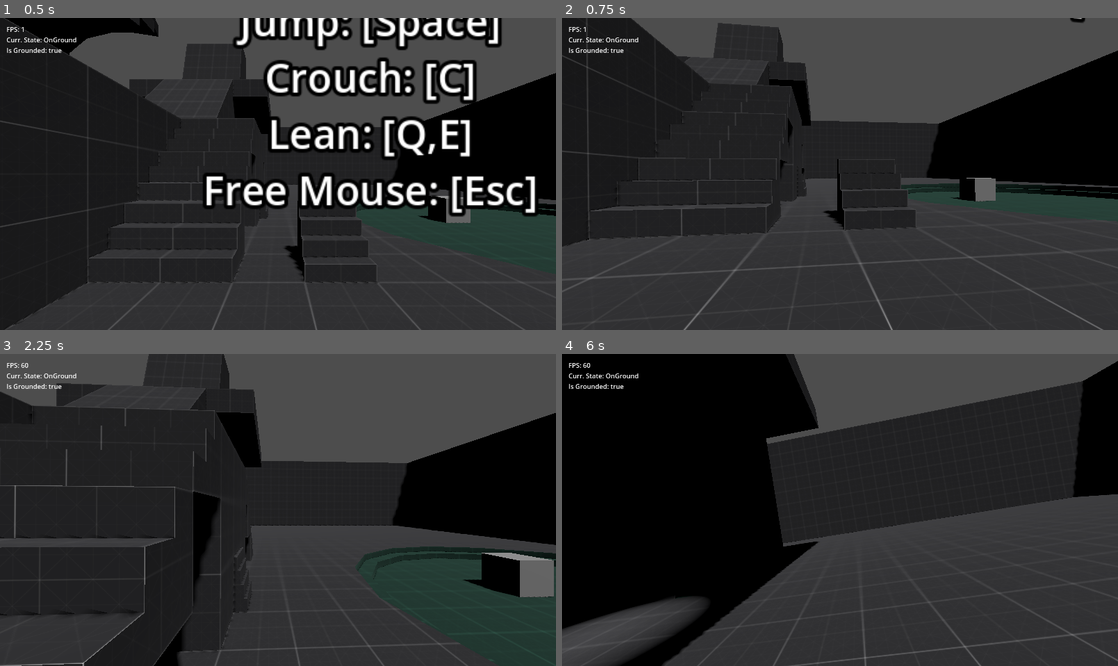
Above: before the commit, frames 1-4 (two rows, left to right).
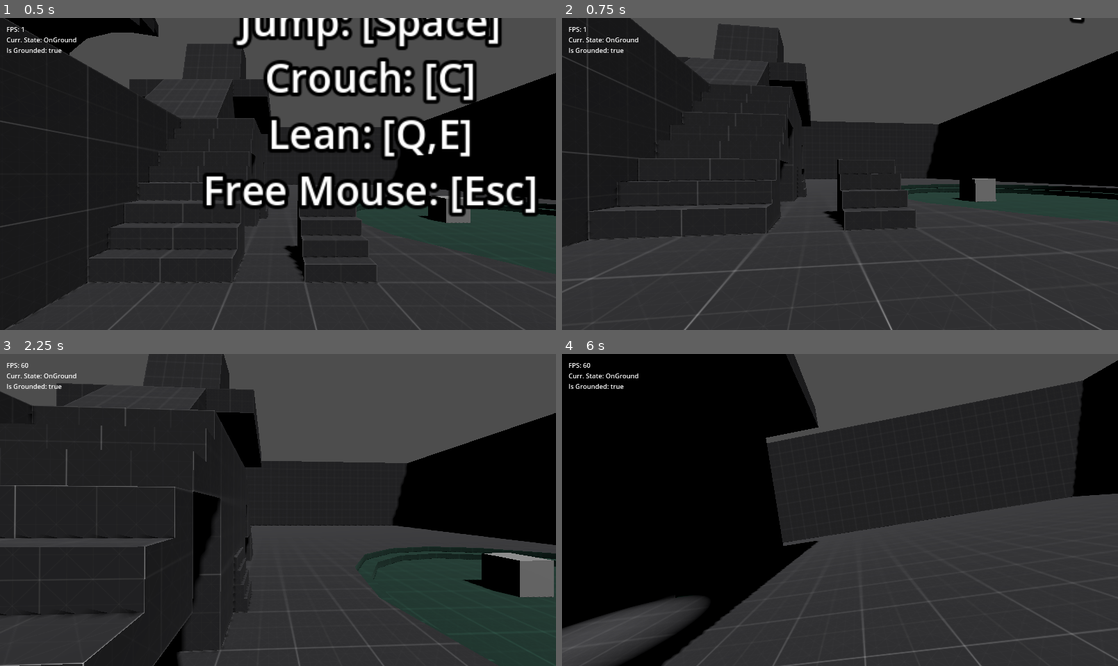
Above: after the commit, the same moments.

Repository: newengland-neighbor/data-driven-fp-controller
Game: Godot game, scene res://environments/prototyping_room/prototyping_room.tscn
The game is run twice, just before and just after one commit, with the same random seed, the same clock (stepped at 60 frames per second) and the same inputs.
Inputs (mouse positions are in pixels of both pictures, inside the frame that each line leads up to):
- Up to frame 1 (0.5 s): no input
- Up to frame 2 (0.75 s): tap Enter at 0.5 s; move the mouse to (867, 174) at 0.52 s; hold W (move_forward) from 0.53 s (still down); hold C (crouch) from 0.53 s (still down)
- Up to frame 3 (2.25 s): keep holding W (move_forward); tap Space (jump) at 0.77, 1.52 s; move the mouse to (250, 510) at 1.27 s; release C (crouch) at 1.28 s; tap Shift (sprint) at 1.35 s; move the mouse to (289, 503) at 2.02 s; hold C (crouch) from 2.03 s (still down)
- Up to frame 4 (6 s): move the mouse to (834, 516) at 2.77 s; release C (crouch) at 2.78 s; tap Shift (sprint) at 2.85, 4.35, 5.85 s; tap Space (jump) at 3.02, 3.77, 4.52 s; move the mouse to (878, 513) at 3.52 s; hold C (crouch) 3.53-4.28 s; move the mouse to (795, 506) at 4.27 s; move the mouse to (845, 510) at 5.02 s; hold C (crouch) 5.03-5.78 s; move the mouse to (817, 503) at 5.77 s; release W (move_forward) at 5.78 s; hold E (lean_right) from 5.78 s (still down)

Frame 1 is identical in both runs. In frame 2, 0.9% of the frame differs, in the area x 0-100%, y 0-100%; in frame 3, 0.1%; in frame 4, 0.5%.

Commit message:
Update fp_cam_effects_component.gd

Diff:
--- a/entities/player/components/fp_cam_effects_component.gd
+++ b/entities/player/components/fp_cam_effects_component.gd
@@ -75,8 +75,7 @@
 	if !enable_tilt: return Vector3.ZERO
 
 	var tilt_values : Vector2 = Vector2.ZERO
-	# We make tilt independent from player's velocity to provide visual feedback for obstructed movement.
-	var v : Vector3 = player_ref.get_desired_direction() * player_ref.get_total_speed()
+	var v : Vector3 = player_ref.get_real_velocity()
 	var speed : float = snappedf(Vector2(v.x, v.z).length(), 0.01)
 	if speed > speed_gate and player_ref.is_on_floor():
 		var dots : Vector2 = Vector2(
@@ -85,18 +84,12 @@
 		tilt_values.x = dots.y * deg_to_rad(tilt_amnt) * tilt_intensity
 		tilt_values.y = dots.x * -deg_to_rad(tilt_amnt / 2.0) * tilt_intensity
 	else: tilt_values = Vector2.ZERO
-	return Vector3(
-		snappedf(tilt_values.x, 0.0001),
-		0.0,
-		snappedf(tilt_values.y, 0.0001))
+	return Vector3(snappedf(tilt_values.x, 0.0001), 0.0, snappedf(tilt_values.y, 0.0001))
 
 var scaled_kick_strength : float = 0.0
 func _on_landing_received(val:float,threshold:float) -> void:
 	fall_timer = 0.0
-	var a : float = clampf(
-		val / threshold,
-		1.0,
-		3.0)
+	var a : float = clampf(val / threshold, 1.0, 3.0)
 	scaled_kick_strength = snappedf(a,0.1)
 
 func get_fallkick_vector(_delta:float) -> Array[Vector3]:
